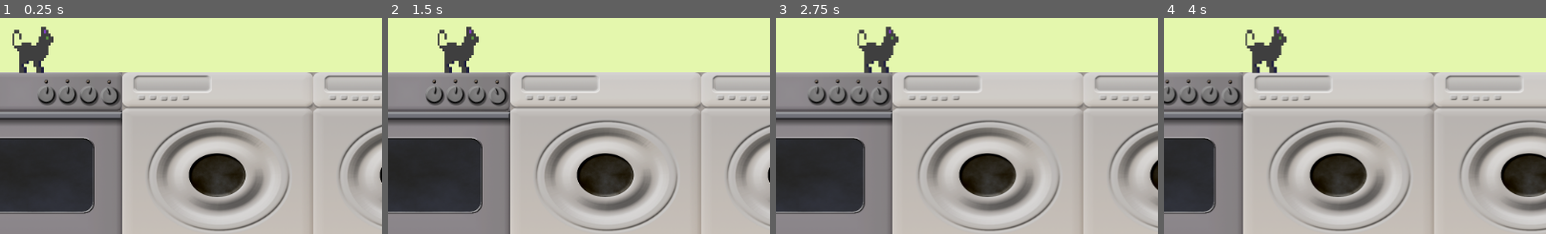
Above: before the commit, frames 1-4 (left to right).
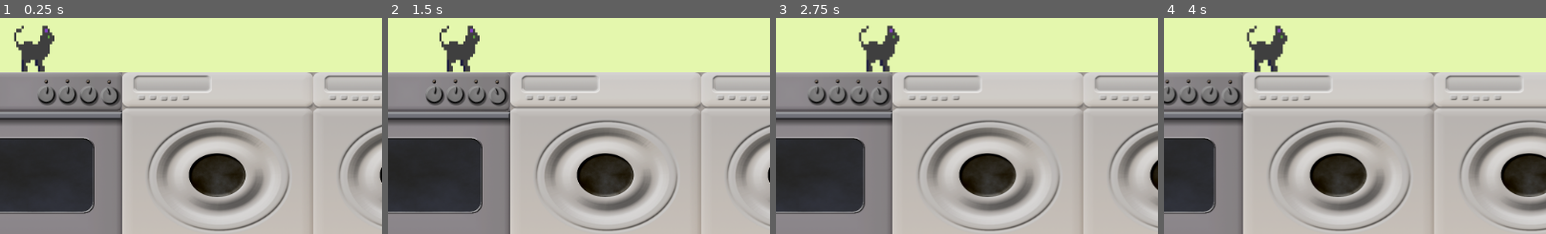
Above: after the commit, the same moments.

Repository: winnerbyhabit/bifigamejam18
Game: Godot game, scene res://Level.tscn
Same seed, same stepped clock (60 frames per second), same inputs: the game is played once before the commit and once after it. This scene is started directly instead of the project's main scene.
Inputs:
- Up to frame 1 (0.25 s): no input
- Up to frame 2 (1.5 s): hold Right (player_right) 0.53-1.28 s; hold Space (player_hit) 0.53-1.28 s; hold Left (player_left) from 1.28 s (still down); tap Space (player_hit) at 1.35 s
- Up to frame 3 (2.75 s): release Left (player_left) at 2.03 s; hold Right (player_right) from 2.03 s (still down); hold Space (player_hit) from 2.03 s (still down)
- Up to frame 4 (4 s): release Space (player_hit) at 2.78 s; tap Space (player_hit) at 2.85 s; release Right (player_right) at 3.53 s; hold Left (player_left) from 3.53 s (still down); hold Space (player_hit) from 3.53 s (still down)
The pictures show only the part of the screen within x 9-59%, y 28-78%; the shares and areas given below are measured in that part.

The runs differ from the first frame. In frame 1, 0.7% of the frame differs, in the area x 3-15%, y 3-26%; in frame 2, 0.7%; in frame 3, 0.7%, in the area x 21-33%, y 3-26%; in frame 4, 0.7%.

Commit message:
meow sound

Diff:
--- a/Level.tscn
+++ b/Level.tscn
@@ -77,7 +77,7 @@
 editor_draw_drag_margin = false
 _sections_unfolded = [ "Transform" ]
 
-[node name="AudioStreamPlayer" type="AudioStreamPlayer" parent="." index="3"]
+[node name="AudioStreamPlayer" type="AudioStreamPlayer" parent="Player" index="3"]
 
 stream = ExtResource( 6 )
 volume_db = 1.0
--- a/Player.tscn
+++ b/Player.tscn
@@ -8,6 +8,7 @@
 [ext_resource path="res://assets/cat/cat3.png" type="Texture" id=6]
 [ext_resource path="res://assets/cat/cat5.png" type="Texture" id=7]
 [ext_resource path="res://assets/cat/cat6.png" type="Texture" id=8]
+[ext_resource path="res://sounds/110011__tuberatanka__cat-meow.wav" type="AudioStream" id=9]
 
 [sub_resource type="SpriteFrames" id=1]
 
@@ -28,7 +29,7 @@
 custom_solver_bias = 0.0
 extents = Vector2( 10, 10 )
 
-[node name="Player" type="Node2D"]
+[node name="Player" type="Node2D" index="0"]
 
 position = Vector2( 32.133, 34.349 )
 script = ExtResource( 1 )
@@ -39,7 +40,7 @@
 
 frames = SubResource( 1 )
 animation = "running"
-frame = 5
+frame = 1
 playing = true
 _sections_unfolded = [ "Transform" ]
 
@@ -59,4 +60,12 @@
 scale = Vector2( 3.14663, 1 )
 shape = SubResource( 2 )
 
+[node name="meow" type="AudioStreamPlayer" parent="." index="2"]
+
+stream = ExtResource( 9 )
+volume_db = 0.0
+autoplay = false
+mix_target = 0
+bus = "Master"
+
 [connection signal="body_entered" from="Area2D" to="." method="_on_wall_collision"]
--- a/move_player.gd
+++ b/move_player.gd
@@ -34,7 +34,8 @@
 
 
 	if Input.is_action_pressed("player_hit"):
-		print("pressed space")
+		if not $meow.playing:
+			$meow.play()
 
 func move(delta):
 	position.x += speed*delta*direction
Not shown: 1 places in Player.tscn that only renumber resources
Not shown, added: sounds/110011__tuberatanka__cat-meow.wav
